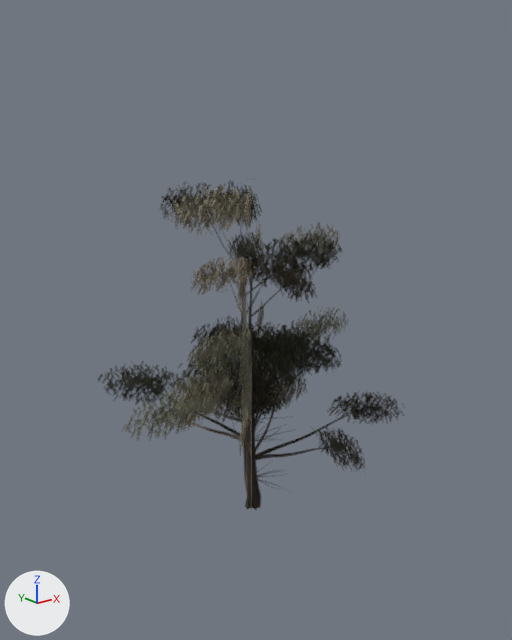
Renders of the glTF model app/world/hand/veg/euc.glb from each side of a commit.
The view is the same before and after, from a 50 mm lens placed at (-26.9, -34.0, 27.2), pointed at (0.0, -0.4, 13.8). Every picture has the same lights, and +X, +Y and +Z are marked at lower left. The first picture is the older version. Where no turn or scale is listed for an object, it has been applied to the vertices.

The older version as bpy lines, for what is in view:
```python
me_euc_lod1 = bpy.data.meshes.new('euc_lod1')
me_euc_lod1.from_pydata(...)  # 16 vertices, 8 faces; spans x -10.5..10.5, y -10.5..10.5, z 0.0..22.6
me_euc_lod1.materials.append(mat_euc_imp)  # picture img_euc_imp
ob_euc_lod1 = bpy.data.objects.new('euc_lod1', me_euc_lod1)
ob_euc_lod1.location = (0.0, 0.0, 0.0)
```
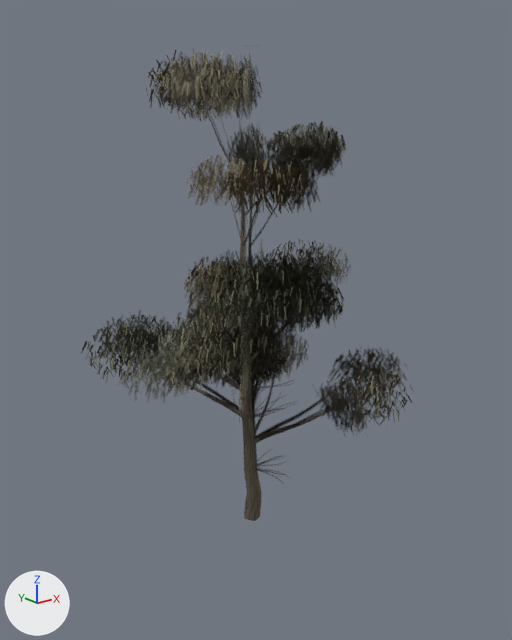
The newer file is also rescaled (x0.718) as a whole; pictures and numbers use the older file's frame.

What differs and where, as boxes [x1, y1, x2, y2] in the pictures (512 x 640 px):
'euc_lod1', rescaled (40% taller)
    before: [98, 181, 403, 510]
    after: [95, 49, 406, 509]
'euc_lod0_1', added
    after: [81, 50, 412, 432]
'euc_lod0_0', added
    after: [119, 81, 382, 521]

What changed in the scene script:
```text
Add img_euc_bark:
    img_euc_bark = load_image('euc_bark', '_unpacked/euc_bark', 512, 1024, 'sRGB')
Add mat_euc_leaf:
    mat_euc_leaf = bpy.data.materials.new('euc_leaf')
    mat_euc_leaf.use_nodes = True; mat_euc_leaf.node_tree.nodes.clear()
    _N = mat_euc_leaf.node_tree.nodes; _L = mat_euc_leaf.node_tree.links
    n0 = _N.new('ShaderNodeBsdfPrincipled'); n0.name = 'Principled BSDF'
    n0.inputs[2].default_value = 1.0  # 'Roughness'
    n1 = _N.new('ShaderNodeOutputMaterial'); n1.name = 'Material Output'
    n2 = _N.new('ShaderNodeVertexColor'); n2.name = 'Color Attribute'
    _L.new(n0.outputs[0], n1.inputs[0])  # 'BSDF' to 'Surface'
    _L.new(n2.outputs[0], n0.inputs[0])  # 'Color' to 'Base Color'
Add mat_euc_bark:
    mat_euc_bark = principled_material('euc_bark')
    mat_euc_bark.texture = img_euc_bark
    mat_euc_bark.roughness = 1.0
Change me_euc_lod1:
    used by ob_euc_lod1; location = (0.0, 0.0, 0.0)
    remove me_euc_lod1.from_pydata(...)  # 16 vertices, 8 faces; spans x -10.5..10.5, y -10.5..10.5, z 0.0..22.6
    add me_euc_lod1.from_pydata(...)  # 16 vertices, 8 faces; spans x -10.5..10.5, y -10.5..10.5, z 0.0..30.1
    me_euc_lod1 part 1: the whole mesh is scaled about the mesh origin by (1, 1, 1.33)
Add me_mesh_1:
    me_mesh_1.from_pydata(...)  # 24972 vertices, 12486 faces; spans x -9.6..9.0, y -10.3..6.9, z 8.8..29.8
    me_mesh_1.materials.append(mat_euc_leaf)
Add me_mesh_0:
    me_mesh_0.from_pydata(...)  # 2327 vertices, 3958 faces; spans x -7.6..6.5, y -8.3..5.8, z -0.8..28.2
    me_mesh_0.materials.append(mat_euc_bark)  # picture img_euc_bark
Add ob_euc_lod0_1:
    ob_euc_lod0_1 = bpy.data.objects.new('euc_lod0_1', me_mesh_1)
    ob_euc_lod0_1.location = (0.0, 0.0, 0.0)
Add ob_euc_lod0_0:
    ob_euc_lod0_0 = bpy.data.objects.new('euc_lod0_0', me_mesh_0)
    ob_euc_lod0_0.location = (0.0, 0.0, 0.0)
```
